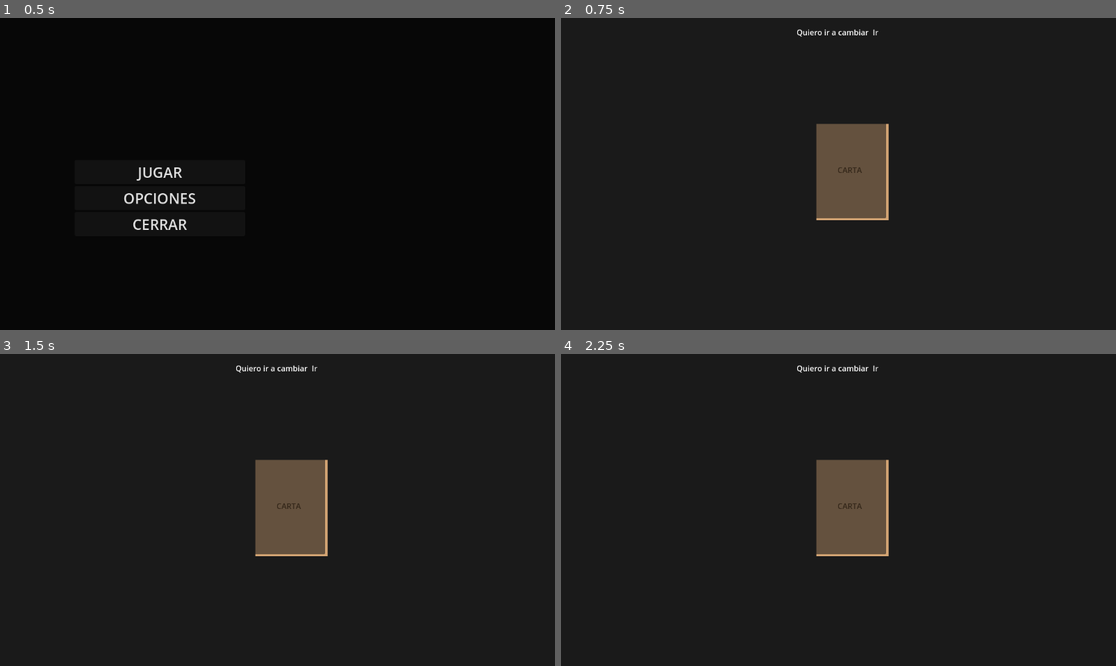
Above: before the commit, frames 1-4 (two rows, left to right).
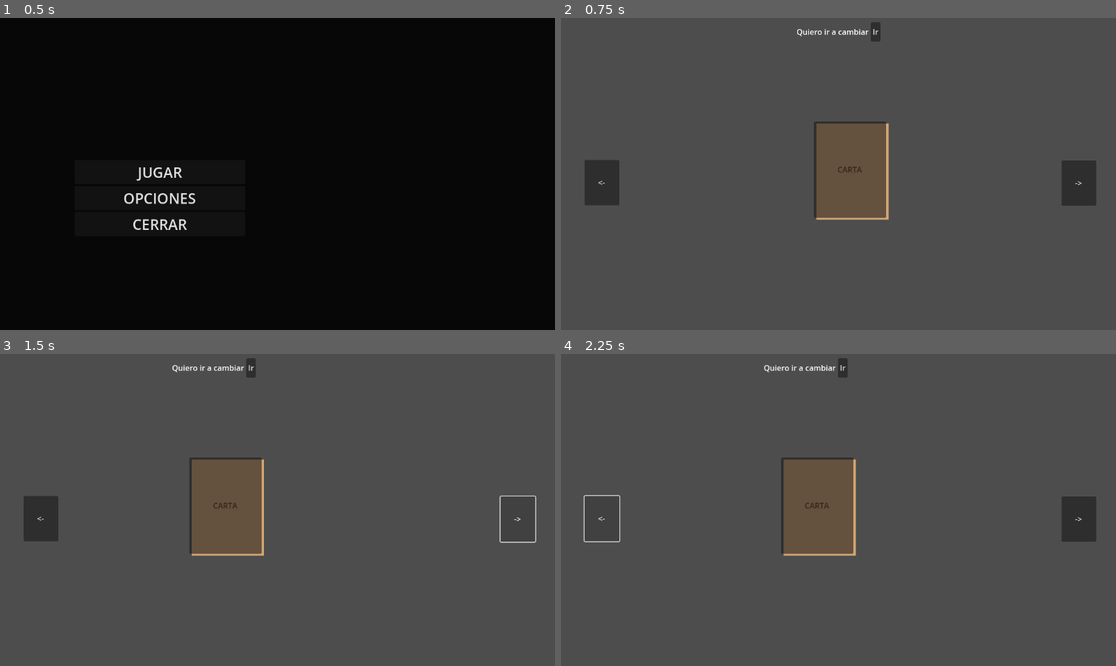
Above: after the commit, the same moments.

Repository: shiarauzo/Lima-game-jam-2026
Game: Godot game, scene res://scenes/main_menu.tscn
The game is run twice, just before and just after one commit, with the same random seed, the same clock (stepped at 60 frames per second) and the same inputs.
Inputs (mouse positions are in pixels of both pictures, inside the frame that each line leads up to):
- Up to frame 1 (0.5 s): no input
- Up to frame 2 (0.75 s): click "JUGAR" at 0.5 s
- Up to frame 3 (1.5 s): click (516, 519) at 1.25 s, where only the run after the commit has a clickable "->"
- Up to frame 4 (2.25 s): click (599, 519) at 2 s, where only the run after the commit has a clickable "<-"

Frame 1 is identical in both runs. In frame 2, 94% of the frame differs, in the area x 0-100%, y 0-100%; in frame 3, 95%; in frame 4, 95%.

Commit message:
scene movement

Diff:
--- /dev/null
+++ b/scenes/Controls.gd
@@ -0,0 +1,42 @@
+extends Control
+@onready var right_btn = $RightButton
+@onready var left_btn = $LeftButton
+
+@onready var cam = get_node("/root/FirstLevel/Camera2D")
+var move_distance := 200
+var move_time := 0.4
+var tween: Tween
+
+func _ready():
+	right_btn.pressed.connect(_on_Right_pressed)
+	left_btn.pressed.connect(_on_Left_pressed)
+
+
+func _on_Right_pressed():
+	_move_camera(Vector2(move_distance, 0))
+
+
+
+
+func _on_Left_pressed():
+	_move_camera(Vector2(-move_distance, 0))
+	print("IZQUIERDA")
+	print("Cam pos antes:", cam.global_position)
+	_move_camera(Vector2(-move_distance, 0))
+
+func _move_camera(offset: Vector2):
+	if tween:
+		tween.kill()
+
+	tween = create_tween()
+	tween.set_trans(Tween.TRANS_SINE)
+	tween.set_ease(Tween.EASE_OUT)
+
+	tween.tween_property(
+		cam,
+		"global_position",
+		cam.global_position + offset,
+		move_time
+	)
+func _readya():
+	print(cam)
--- a/scenes/firstlevel.tscn
+++ b/scenes/firstlevel.tscn
@@ -1,6 +1,7 @@
-[gd_scene load_steps=2 format=3 uid="uid://bus2qjgcn4rv0"]
+[gd_scene load_steps=3 format=3 uid="uid://bus2qjgcn4rv0"]
 
 [ext_resource type="Script" uid="uid://cp2s1vua1ma07" path="res://scenes/firstlevel.gd" id="1_script"]
+[ext_resource type="Script" uid="uid://b8ruvv52vhkyo" path="res://scenes/Controls.gd" id="2_1hkup"]
 
 [node name="FirstLevel" type="Control"]
 layout_mode = 3
@@ -10,6 +11,9 @@
 grow_horizontal = 2
 grow_vertical = 2
 script = ExtResource("1_script")
+
+[node name="Camera2D" type="Camera2D" parent="."]
+position = Vector2(576, 325)
 
 [node name="CardModal" type="Window" parent="."]
 title = "Carta"
@@ -42,6 +46,7 @@
 text = "Entendido"
 
 [node name="Background" type="ColorRect" parent="."]
+visible = false
 layout_mode = 1
 anchors_preset = 15
 anchor_right = 1.0
@@ -98,6 +103,37 @@
 mouse_filter = 2
 color = Color(0.831373, 0.647059, 0.454902, 1)
 
+[node name="CanvasLayer" type="CanvasLayer" parent="."]
+
+[node name="Control" type="Control" parent="CanvasLayer"]
+layout_mode = 3
+anchors_preset = 0
+offset_right = 40.0
+offset_bottom = 40.0
+script = ExtResource("2_1hkup")
+
+[node name="RightButton" type="Button" parent="CanvasLayer/Control"]
+layout_mode = 2
+offset_left = 1039.0
+offset_top = 296.0
+offset_right = 1111.0
+offset_bottom = 390.0
+grow_horizontal = 0
+grow_vertical = 2
+text = "->"
+
+[node name="LeftButton" type="Button" parent="CanvasLayer/Control"]
+layout_mode = 1
+anchors_preset = 4
+anchor_top = 0.5
+anchor_bottom = 0.5
+offset_left = 49.0
+offset_top = 275.0
+offset_right = 121.0
+offset_bottom = 369.0
+grow_vertical = 2
+text = "<-"
+
 [connection signal="close_requested" from="CardModal" to="." method="_on_card_modal_close_requested"]
 [connection signal="pressed" from="CardModal/CloseButton" to="." method="_on_card_modal_close_requested"]
 [connection signal="pressed" from="Banner/GoButton" to="." method="_on_go_button_pressed"]
Not shown, added: scenes/Controls.gd.uid
Not shown, added: scenes/secondlevel.gd.uid
Not shown: 1 places in scenes/secondlevel.tscn that only renumber resources
